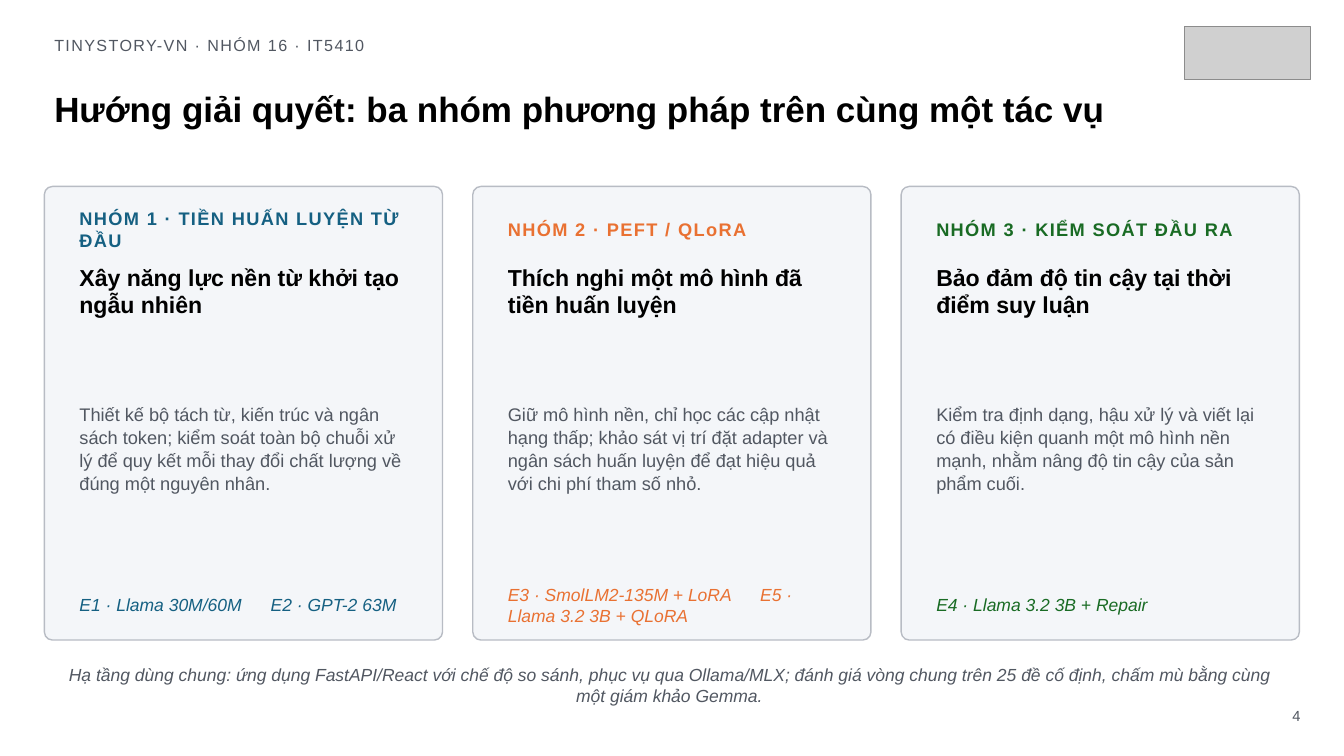
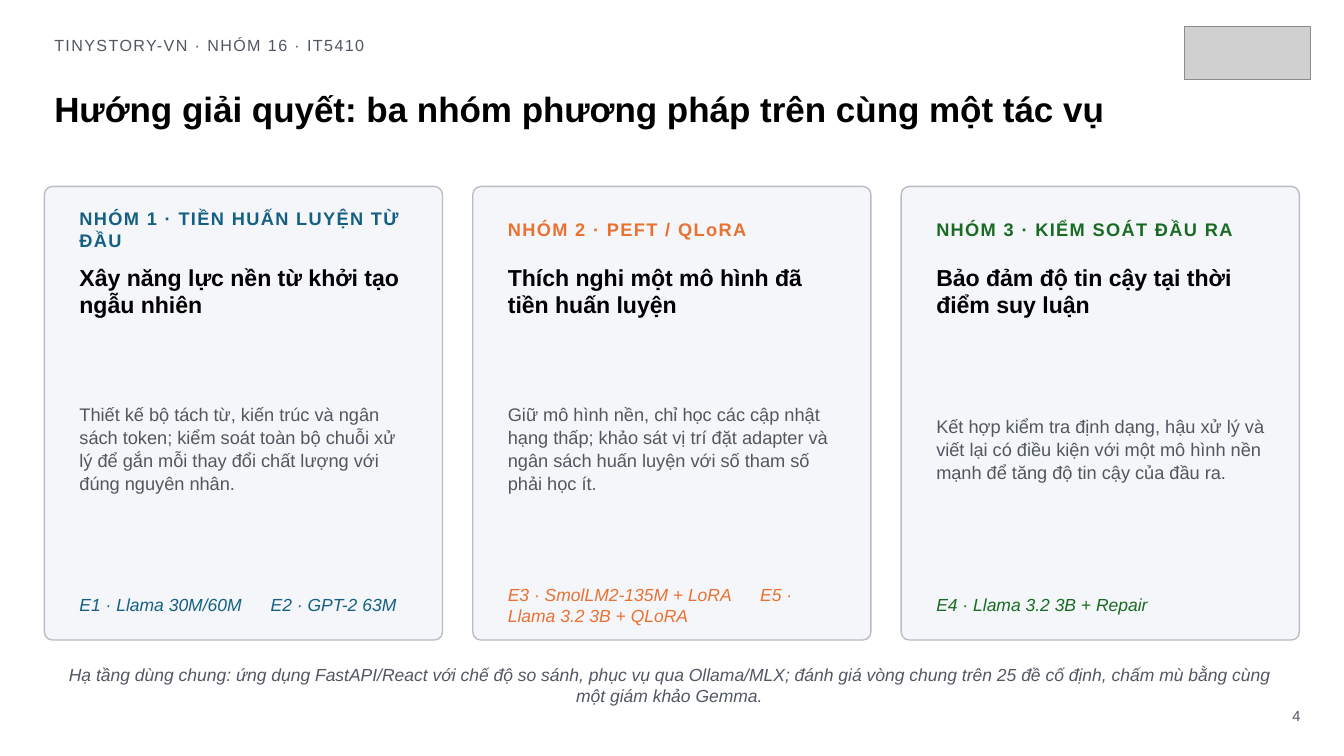
Before and after one commit to tungd/tinystory-vn, a slide deck: slide 4 of output/presentation/tinystory-vn-summary.pptx. Drawn at 1344x756 pixels with LibreOffice and Linux fonts; fonts in the diff are those of the drawing; grey boxes stand for pictures. Boxes give left, top, right and bottom in pixels: in the first picture for what was removed or moved away, otherwise in the second. Text is boxed around its words. In the diff, an @@ line names an element or a change of style, - is before the commit and + after.

```diff
--- a/output/presentation/tinystory-vn-summary.pptx
+++ b/output/presentation/tinystory-vn-summary.pptx
@@ text at (79,407,395,494): text changed @@
-Thiết kế bộ tách từ, kiến trúc và ngân sách token; kiểm soát toàn bộ chuỗi xử lý để quy kết mỗi thay đổi chất lượng về đúng một nguyên nhân.
+Thiết kế bộ tách từ, kiến trúc và ngân sách token; kiểm soát toàn bộ chuỗi xử lý để gắn mỗi thay đổi chất lượng với đúng nguyên nhân.
@@ text at (508,407,828,494): text changed @@
-Giữ mô hình nền, chỉ học các cập nhật hạng thấp; khảo sát vị trí đặt adapter và ngân sách huấn luyện để đạt hiệu quả với chi phí tham số nhỏ.
+Giữ mô hình nền, chỉ học các cập nhật hạng thấp; khảo sát vị trí đặt adapter và ngân sách huấn luyện với số tham số phải học ít.
@@ text at (936,419,1264,483): text changed @@
-Kiểm tra định dạng, hậu xử lý và viết lại có điều kiện quanh một mô hình nền mạnh, nhằm nâng độ tin cậy của sản phẩm cuối.
+Kết hợp kiểm tra định dạng, hậu xử lý và viết lại có điều kiện với một mô hình nền mạnh để tăng độ tin cậy của đầu ra.
```
Also in this commit, not shown: 16 other slides changed, 4 other files.
